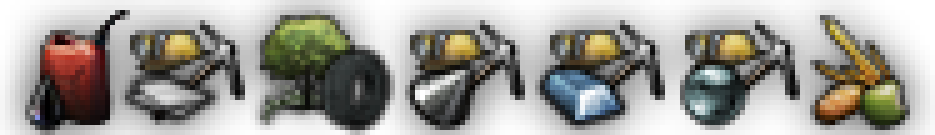
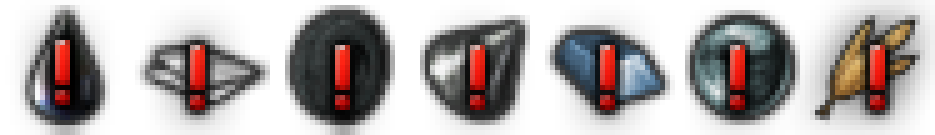
Two versions of the same layered image (w=935, h=135). Layer-by-layer changes:
moved "Group 1" above "Layer 27" over [45, 20, 895, 125]
added layer "Layer 25" in group "Group 1" over [860, 30, 895, 125]
added layer "Layer 24" in group "Group 1" over [720, 30, 755, 125]
added layer "Layer 23" in group "Group 1" over [590, 30, 625, 125]
renamed "Layer 3" to "Layer 20", painted on it over [120, 30, 220, 125]
removed layer "Layer 4" from group "Group 1" over [130, 30, 210, 75]
removed layer "Layer 2" from group "Group 1" over [150, 20, 245, 125]
removed layer "Layer 5" over [220, 0, 395, 135]
removed layer "Layer 13" over [775, 0, 935, 135]
added layer "Layer 27" above "Layer 26" over [810, 10, 925, 125]
painted on "Layer 14" over [20, 5, 800, 135]
removed layer "Oil" over [0, 0, 165, 135]
removed group "Group 2" (1st of 3) (3 layers) over [680, 20, 800, 130]
removed layer "Chromium" from group "Group 2" over [680, 60, 750, 130]
removed layer "Layer 11" from group "Group 2" over [685, 30, 765, 75]
removed layer "Layer 10" from group "Group 2" over [705, 20, 800, 125]
removed group "Group 2" (2nd of 3) (3 layers) over [535, 20, 665, 130]
removed layer "Steel" from group "Group 2" over [535, 65, 630, 130]
removed layer "Layer 9" from group "Group 2" over [550, 30, 630, 75]
removed layer "Layer 8" from group "Group 2" over [570, 20, 665, 125]
removed group "Group 2" (3rd of 3) (3 layers) over [405, 20, 525, 130]
removed layer "Tungsten" from group "Group 2" over [405, 60, 475, 130]
removed layer "Layer 7" from group "Group 2" over [410, 30, 490, 75]
removed layer "Layer 6" from group "Group 2" over [430, 20, 525, 125]
…and 3 more changes (3 added)
